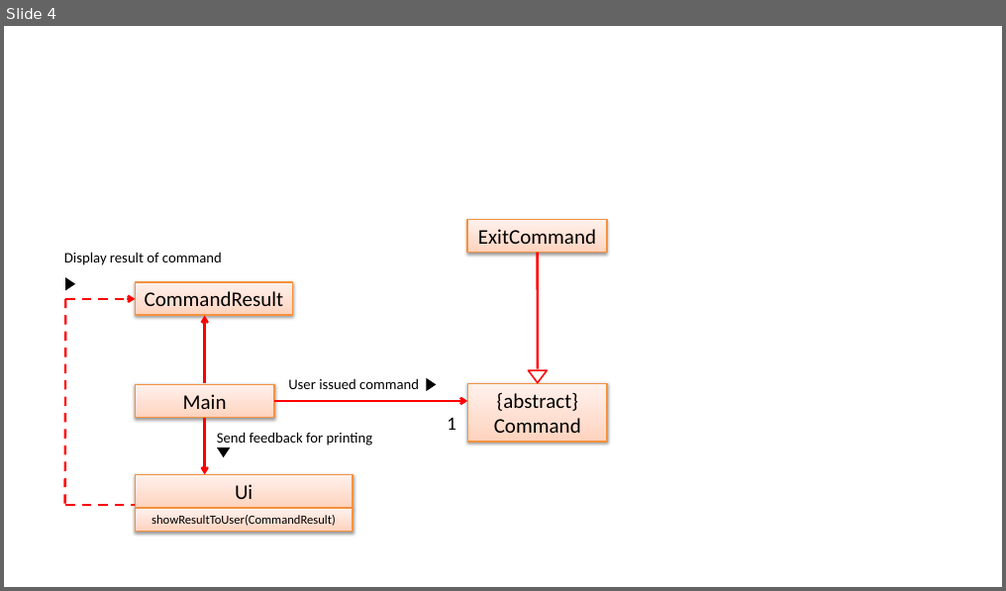
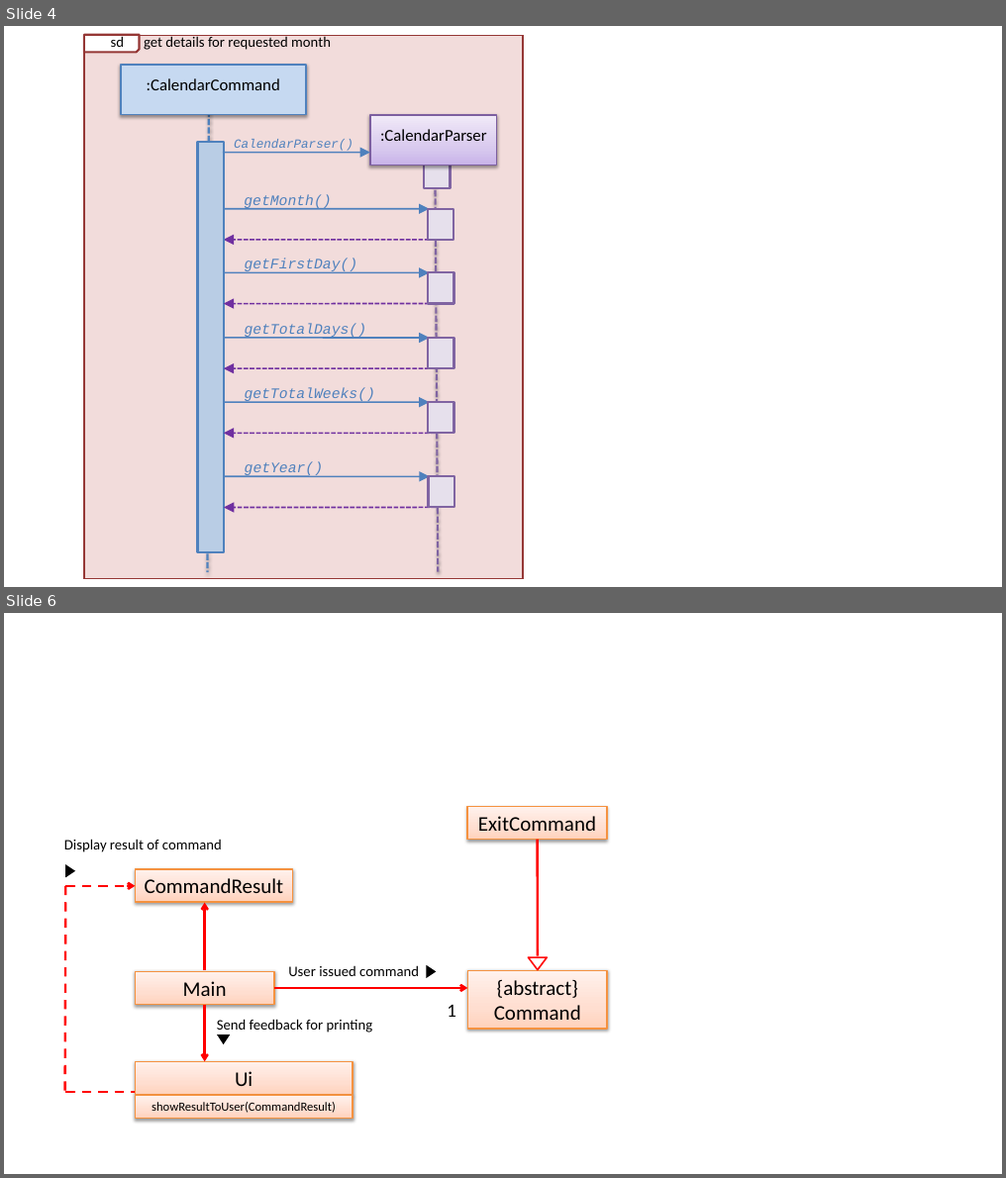
Before and after one commit to yuchenlichuck/tp, a slide deck: docs/UML Diagrams.pptx. Shown one above the other, each under a label of ours: slide 4 before the commit, slides 4 and 6 after it; the slides between them are not shown. The pictures are 1006x591 and 1006x1178 pixels, drawn with LibreOffice and Linux fonts; fonts in the diff are those of the drawing. Boxes give left, top, right and bottom in pixels: in the first picture for what was removed or moved away, otherwise in the second. Text is boxed around its words. In the diff, an @@ line names an element or a change of style, - is before the commit and + after.

```diff
--- a/docs/UML Diagrams.pptx
+++ b/docs/UML Diagrams.pptx
@@ slide 4 added at box(4, 26, 1002, 587), background #FFFFFF @@
@@ rectangle added at box(84, 36, 523, 579), fill #F2DCDB, outline #953735 1.5 pt @@
@@ snip rect added at box(84, 35, 140, 52), fill #FFFFFF, outline #953735 2 pt @@
@@ text added at box(111, 34, 331, 50), 14 pt, text #000000 @@
+sd get details for requested month
@@ rectangle added at box(121, 65, 306, 114), fill #C6D9F1, outline #4F81BD 1.5 pt, 16 pt, text #000000 @@
+:CalendarCommand
@@ line added from (209, 110) to (208, 572), #4F81BD 2 pt dashed @@
@@ rectangle added at box(198, 142, 224, 553), fill #B9CDE5, outline #4F81BD 2 pt @@
@@ text added at box(234, 139, 353, 151), 12 pt, text #4F81BD, italic @@
+CalendarParser()
@@ rectangle added at box(370, 115, 497, 166), fill gradient #C9B5E8 to #D8CBEE to #F0EAF9, outline #7D60A0 1.5 pt, 16 pt, text #000000 @@
+:CalendarParser
@@ line added from (436, 140) to (439, 572), #8064A2 2 pt dashed @@
@@ arrow added from (223, 153) to (370, 153), #4F81BD 1.5 pt @@
@@ rectangle added at box(424, 163, 450, 188), fill #E6E0EC, outline #8064A2 2 pt @@
@@ text added at box(244, 194, 331, 210), 14 pt, text #4F81BD, italic @@
+getMonth()
@@ arrow added from (218, 209) to (430, 209), #4F81BD 1.5 pt @@
@@ rectangle added at box(429, 209, 454, 240), fill #E6E0EC, outline #8064A2 2 pt @@
@@ arrow added from (436, 240) to (224, 240), #7030A0 1.5 pt dashed @@
@@ text added at box(245, 258, 358, 274), 14 pt, text #4F81BD, italic @@
+getFirstDay()
@@ arrow added from (224, 274) to (430, 274), #4F81BD 1.5 pt @@
@@ rectangle added at box(429, 274, 454, 304), fill #E6E0EC, outline #8064A2 2 pt @@
@@ arrow added from (436, 304) to (224, 304), #7030A0 1.5 pt dashed @@
@@ arrow added from (224, 338) to (430, 338), #4F81BD 1.5 pt @@
@@ text added at box(245, 323, 367, 339), 14 pt, text #4F81BD, italic @@
+getTotalDays()
@@ rectangle added at box(429, 338, 454, 369), fill #E6E0EC, outline #8064A2 2 pt @@
@@ arrow added from (436, 369) to (224, 369), #7030A0 1.5 pt dashed @@
@@ arrow added from (224, 402) to (430, 402), #4F81BD 1.5 pt @@
@@ text added at box(245, 387, 375, 403), 14 pt, text #4F81BD, italic @@
+getTotalWeeks()
@@ rectangle added at box(429, 402, 454, 433), fill #E6E0EC, outline #8064A2 2 pt @@
@@ arrow added from (436, 433) to (224, 433), #7030A0 1.5 pt dashed @@
@@ text added at box(245, 462, 323, 477), 14 pt, text #4F81BD, italic @@
+getYear()
@@ arrow added from (224, 476) to (430, 476), #4F81BD 1.5 pt @@
@@ rectangle added at box(429, 476, 454, 507), fill #E6E0EC, outline #8064A2 2 pt @@
@@ arrow added from (436, 507) to (224, 507), #7030A0 1.5 pt dashed @@
@@ what was slide 4 is now slide 6 @@
```
Also in this commit, not shown: 4 slides changed, 3 other slides added.
